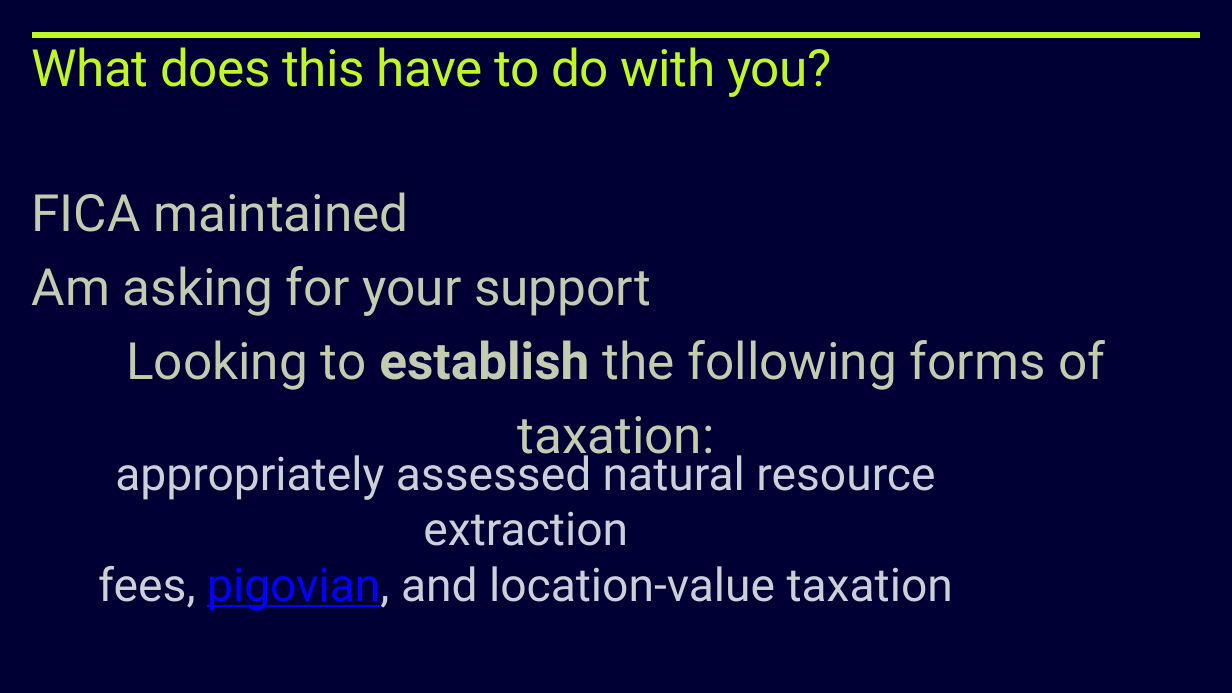
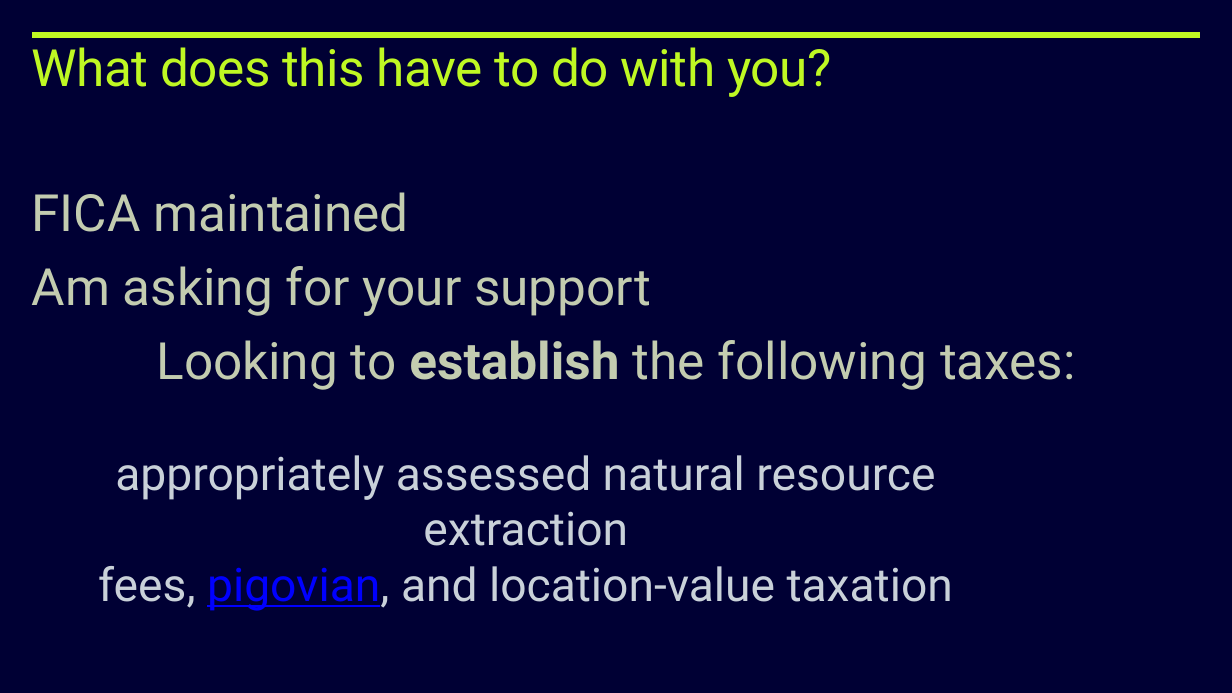
Before and after one commit to kuttaineh/unititle, a slide deck: slide 8 of TRANSITION.ppsx. Drawn at 1232x693 pixels with LibreOffice and Linux fonts; fonts in the diff are those of the drawing. Boxes give left, top, right and bottom in pixels: in the first picture for what was removed or moved away, otherwise in the second. Text is boxed around its words. In the diff, an @@ line names an element or a change of style, - is before the commit and + after.

```diff
--- a/TRANSITION.ppsx
+++ b/TRANSITION.ppsx
@@ text at [156, 340, 1076, 390]: text changed @@
-Looking to establish the following forms of taxation:
+Looking to establish the following taxes:
```
Also in this commit, not shown: 4 other slides changed.
